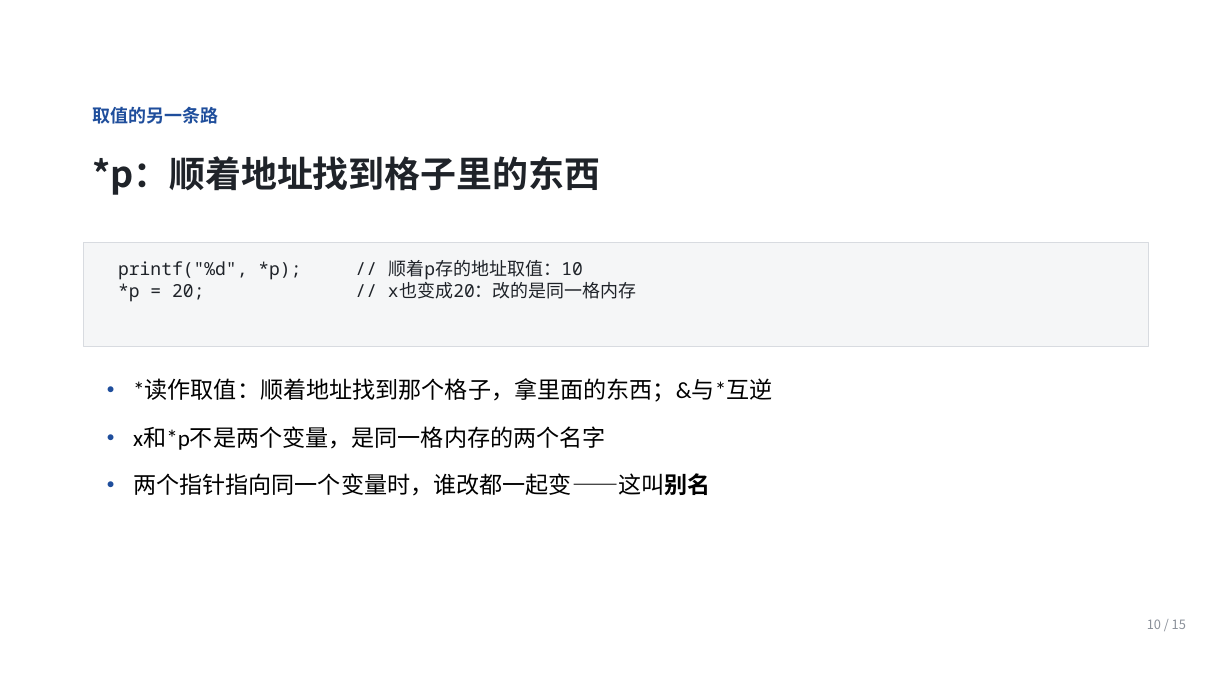
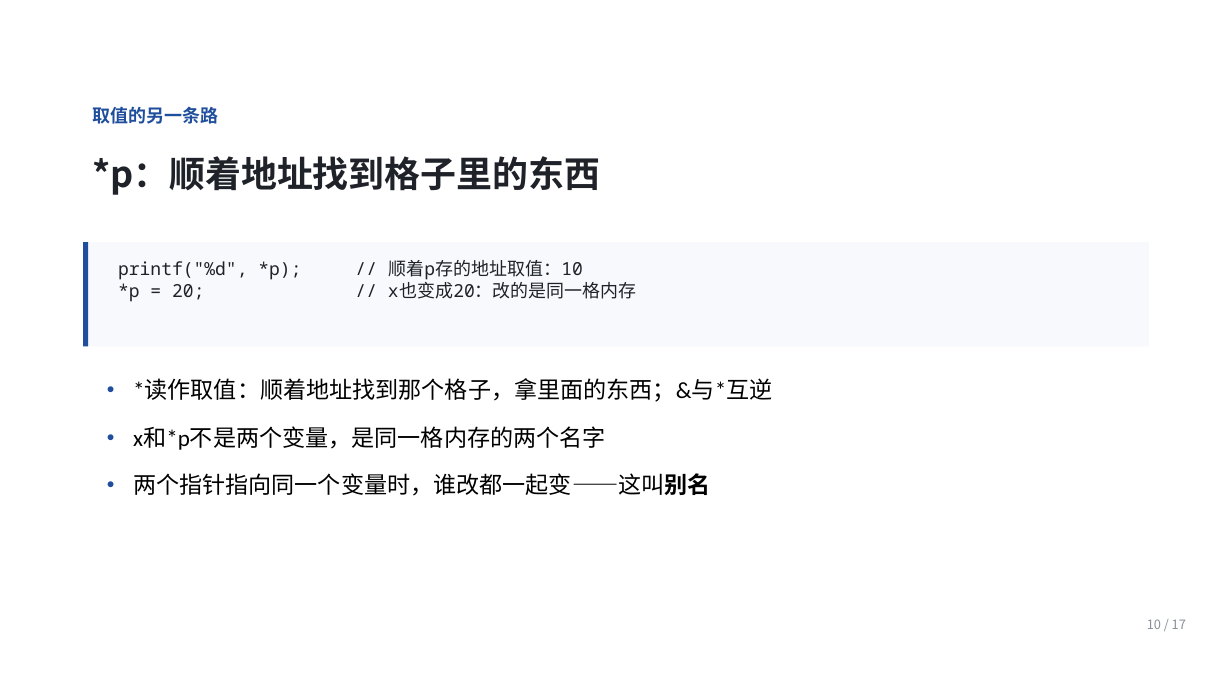
Before and after one commit to Ctrl1CandV/SpecialtyCourses, a slide deck: slide 10 of 课件/C1/C1-B-01/C1-B-01.pptx. Drawn at 1232x693 pixels with LibreOffice and Linux fonts; fonts in the diff are those of the drawing; background and template pictures are left out. Boxes give left, top, right and bottom in pixels: in the first picture for what was removed or moved away, otherwise in the second. Text is boxed around its words. In the diff, an @@ line names an element or a change of style, - is before the commit and + after.

```diff
--- a/课件/C1/C1-B-01/C1-B-01.pptx
+++ b/课件/C1/C1-B-01/C1-B-01.pptx
@@ rectangle at (x1=83, y1=242, x2=1149, y2=347): fill #F5F6F7 to #F7F9FC; outline #D8DBE0 0.75 pt to none @@
@@ rectangle added at (x1=83, y1=242, x2=89, y2=347), fill #1F4E9C @@
@@ text at (x1=1147, y1=619, x2=1186, y2=629): text changed @@
-10 / 15
+10 / 17
```
Also in this commit, not shown: 14 other slides changed, 2 slides added, 23 other files.
